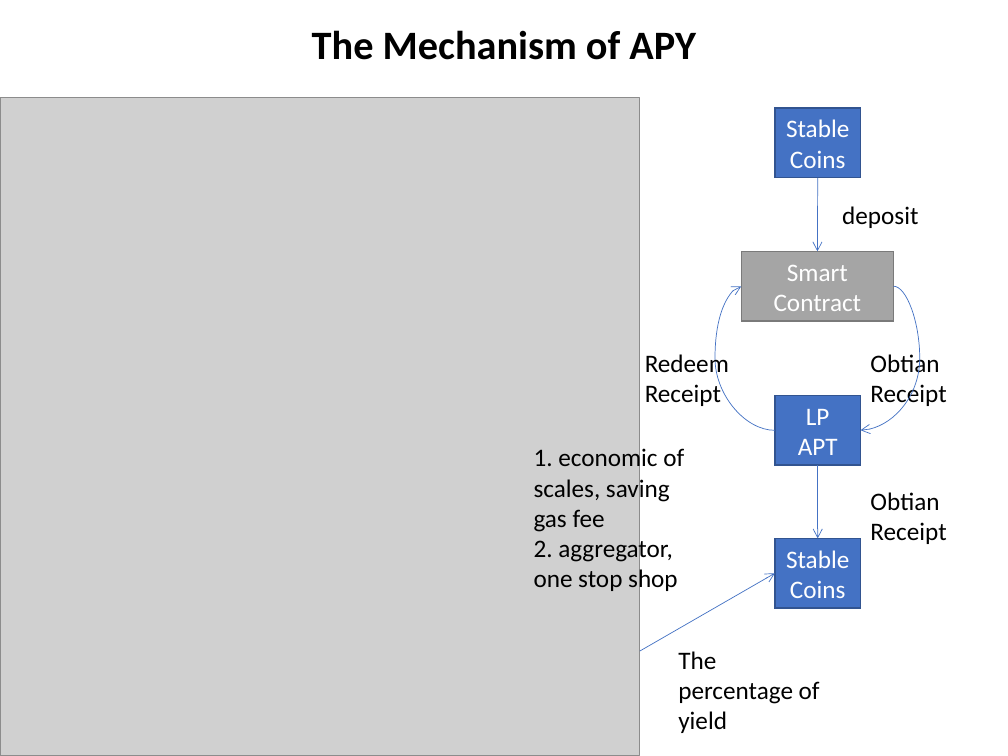
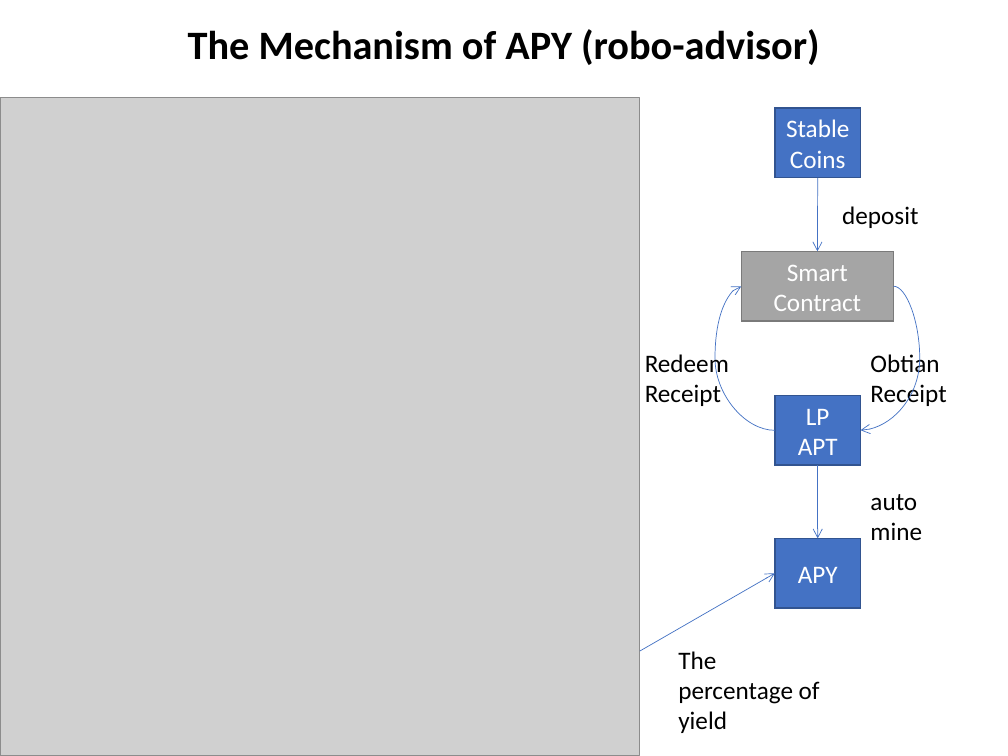
Before and after one commit to chuacw/SGUS-Slides, a slide deck: slide 10 of BCI - Day1 - Intro 1 Blockchain Technology Trends.pptx (slide 6 before the commit). Drawn at 1008x756 pixels with LibreOffice and Linux fonts; fonts in the diff are those of the drawing; grey boxes stand for pictures. Boxes give left, top, right and bottom in pixels: in the first picture for what was removed or moved away, otherwise in the second. Text is boxed around its words. In the diff, an @@ line names an element or a change of style, - is before the commit and + after.

```diff
--- a/BCI - Day1 - Intro 1 Blockchain Technology Trends.pptx
+++ b/BCI - Day1 - Intro 1 Blockchain Technology Trends.pptx
@@ title at box(188, 29, 820, 65): text changed @@
-The Mechanism of APY
+The Mechanism of APY (robo-advisor)
@@ text removed at box(534, 446, 684, 594) @@
-1. economic of scales, saving gas fee
-2. aggregator, one stop shop
@@ text at box(870, 494, 922, 540): text changed @@
-Obtian Receipt
+auto mine
@@ text in rectangle at box(798, 567, 838, 583): text changed @@
-Stable Coins
+APY
```
Also in this commit, not shown: 7 other slides changed, 13 slides added, 3 other files.
